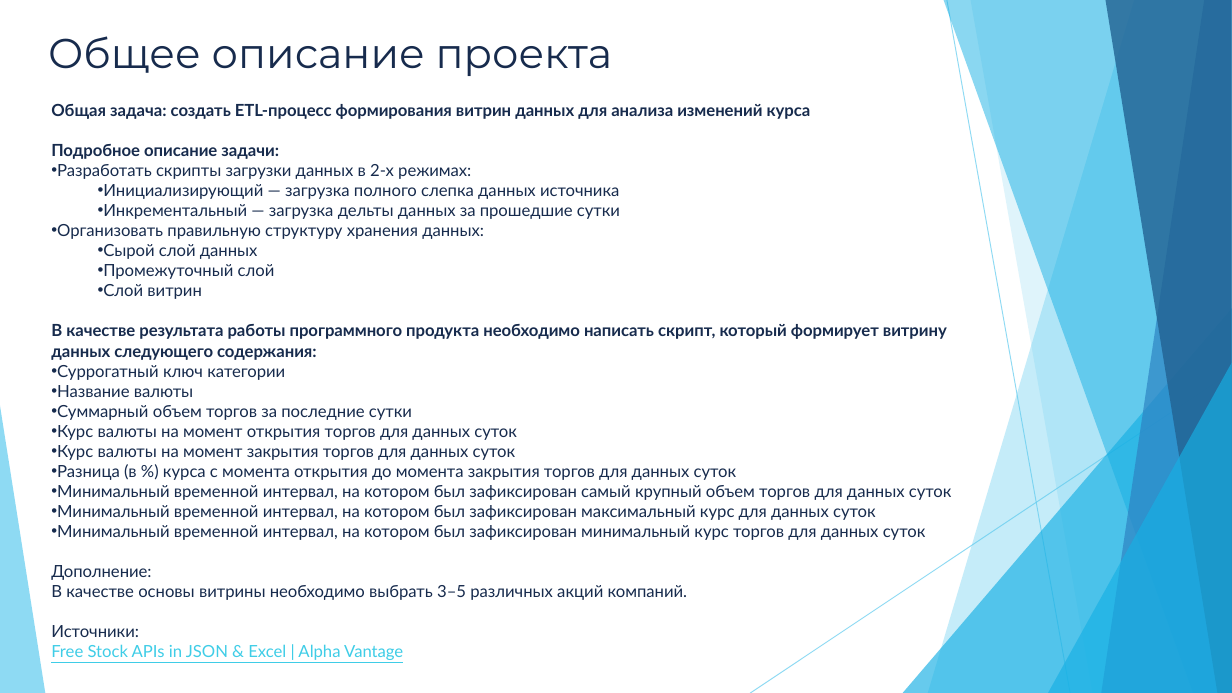
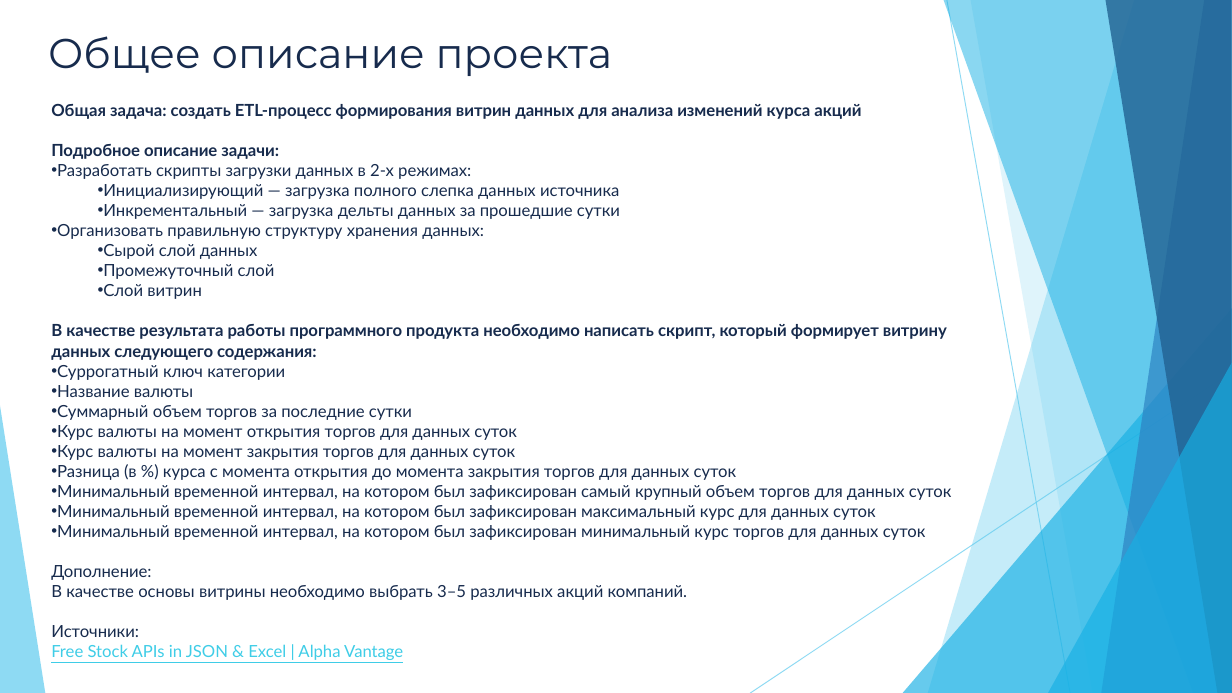
Before and after one commit to MOMIV/MProject, a slide deck: slide 2 of doc/Presentation.pptx. Drawn at 1232x693 pixels with LibreOffice and Linux fonts; fonts in the diff are those of the drawing. Boxes give left, top, right and bottom in pixels: in the first picture for what was removed or moved away, otherwise in the second. Text is boxed around its words. In the diff, an @@ line names an element or a change of style, - is before the commit and + after.

```diff
--- a/doc/Presentation.pptx
+++ b/doc/Presentation.pptx
@@ text at (51, 104, 861, 119): text changed @@
-Общая задача: создать ETL-процесс формирования витрин данных для анализа изменений курса
+Общая задача: создать ETL-процесс формирования витрин данных для анализа изменений курса акций
```
Also in this commit, not shown: 2 other files.
